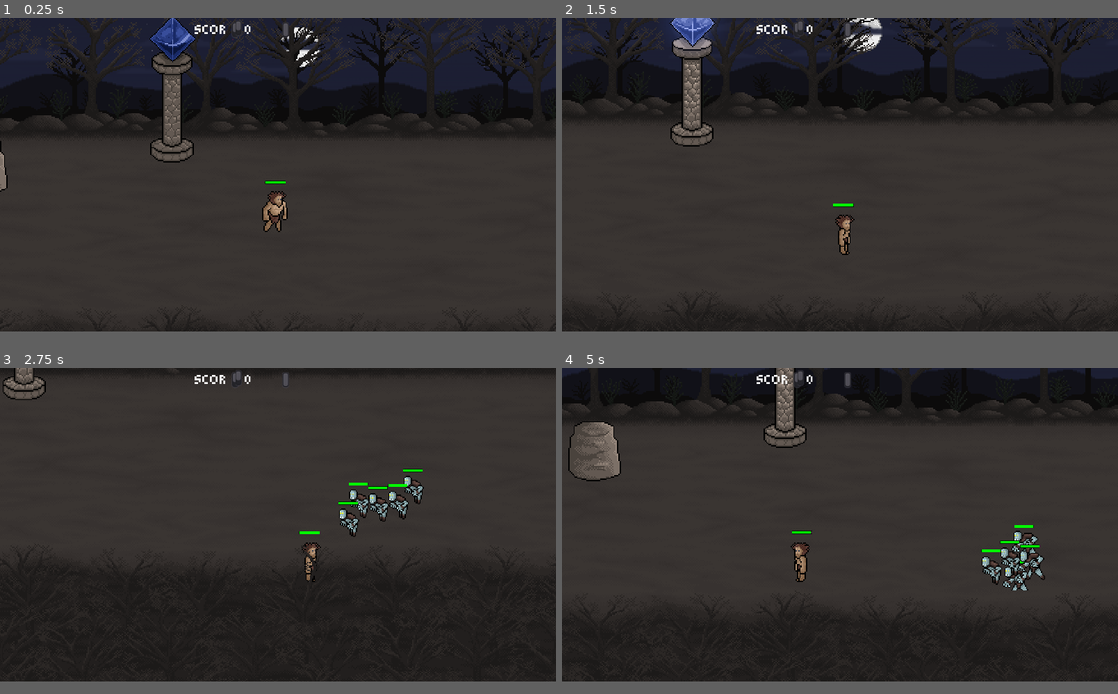
Above: before the commit, frames 1-4 (two rows, left to right).
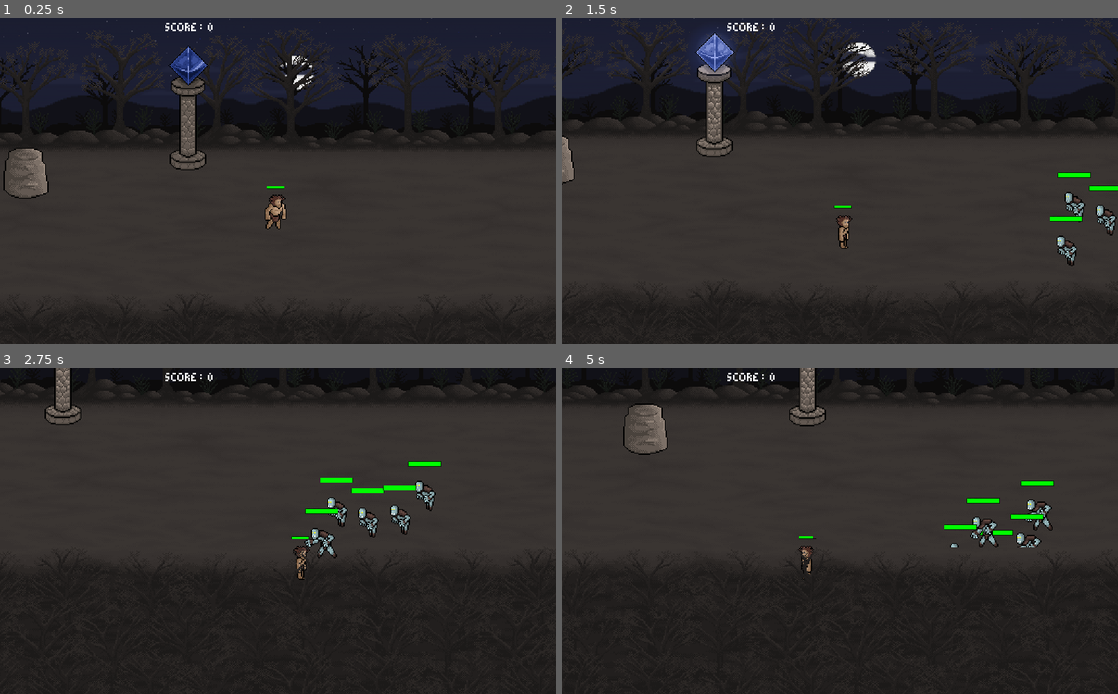
Above: after the commit, the same moments.

Repository: DigitalDenizen/FearAndLight
Game: Godot game, scene res://Main_World.tscn
Same seed, same stepped clock (60 frames per second), same inputs: the game is played once before the commit and once after it. The engine's default icon, where the game draws it, is replaced by a stand-in: a white triangle on a blue panel in a dark square.
Inputs (mouse positions are in pixels of both pictures, inside the frame that each line leads up to):
- Up to frame 1 (0.25 s): no input
- Up to frame 2 (1.5 s): move the mouse to (734, 145) at 0.52 s; hold D (move_right) 0.53-1.28 s; click (734, 145) at 0.67 s; move the mouse to (728, 190) at 1.27 s; hold S (move_down) from 1.28 s (still down)
- Up to frame 3 (2.75 s): move the mouse to (333, 456) at 2.02 s; release S (move_down) at 2.03 s; hold D (move_right) from 2.03 s (still down)
- Up to frame 4 (5 s): move the mouse to (812, 586) at 2.77 s; release D (move_right) at 2.78 s; hold W (move_up) 2.78-3.53 s; click (812, 586) at 2.92 s; move the mouse to (1006, 573) at 3.52 s; hold A (move_left) from 3.53 s (still down); move the mouse to (673, 478) at 4.27 s
In our replay, the window is 800x451 before the commit and 800x469 after it. These sizes can differ from the game's own. Grey fills any space a smaller window leaves; there, only what the larger window draws over its background counts as a difference.

The runs differ from the first frame. In frame 1, 13% of the frame differs, in the area x 0-100%, y 0-95%; in frame 2, 14%, in the area x 0-100%, y 0-90%; in frame 3, 8.7%; in frame 4, 11%.

Commit message:
updating scale for realz

Diff:
--- a/Characters/Zombie.tscn
+++ b/Characters/Zombie.tscn
@@ -136,27 +136,23 @@
 [node name="Animations" type="Node2D" parent="."]
 
 [node name="Walk" type="Sprite" parent="Animations"]
-scale = Vector2( 1.58836, 1.50958 )
 z_index = 1
 texture = ExtResource( 2 )
 hframes = 4
 
 [node name="Walk-Left" type="Sprite" parent="Animations"]
 visible = false
-scale = Vector2( 1.68094, 1.58798 )
 texture = ExtResource( 2 )
 flip_h = true
 hframes = 4
 
 [node name="Attack" type="Sprite" parent="Animations"]
 visible = false
-scale = Vector2( 1.70483, 1.54878 )
 texture = ExtResource( 3 )
 hframes = 4
 
 [node name="Attack-Left" type="Sprite" parent="Animations"]
 visible = false
-scale = Vector2( 1.70483, 1.54878 )
 z_index = 1
 texture = ExtResource( 3 )
 flip_h = true
@@ -166,14 +162,12 @@
 [node name="Idle" type="Sprite" parent="Animations"]
 visible = false
 position = Vector2( 6.899, -6.48087 )
-scale = Vector2( 1.68393, 1.58798 )
 texture = ExtResource( 4 )
 hframes = 4
 
 [node name="Death" type="Sprite" parent="Animations"]
 visible = false
 position = Vector2( -0.209088, -0.418091 )
-scale = Vector2( 1.37589, 1.19164 )
 texture = ExtResource( 5 )
 normal_map = SubResource( 7 )
 hframes = 3
--- a/Main_World.tscn
+++ b/Main_World.tscn
@@ -40,7 +40,6 @@
 
 [node name="Mob_Spawn" parent="." instance=ExtResource( 7 )]
 position = Vector2( 571.597, 170.707 )
-scale = Vector2( 0.5, 0.5 )
 spawn_num = 5
 
 [node name="Under_Ground" parent="." instance=ExtResource( 8 )]
--- a/Structures/MudHut.tscn
+++ b/Structures/MudHut.tscn
@@ -62,11 +62,11 @@
 
 [sub_resource type="AtlasTexture" id=15]
 atlas = ExtResource( 4 )
-region = Rect2( 171, 0, 57, 42 )
+region = Rect2( 114, 0, 57, 42 )
 
 [sub_resource type="AtlasTexture" id=16]
 atlas = ExtResource( 4 )
-region = Rect2( 114, 0, 57, 42 )
+region = Rect2( 171, 0, 57, 42 )
 
 [sub_resource type="SpriteFrames" id=17]
 animations = [ {
@@ -87,12 +87,12 @@
 }, {
 "frames": [ SubResource( 15 ) ],
 "loop": true,
-"name": "Health 25",
+"name": "Health 50",
 "speed": 5.0
 }, {
 "frames": [ SubResource( 16 ) ],
 "loop": true,
-"name": "Health 50",
+"name": "Health 25",
 "speed": 5.0
 } ]
 
@@ -118,7 +118,6 @@
 
 [node name="AnimatedSprite" type="AnimatedSprite" parent="."]
 position = Vector2( 29.3852, 13.9217 )
-scale = Vector2( 1.9755, 1.74908 )
 z_index = 8
 frames = SubResource( 17 )
 animation = "idle"
--- a/UI/Score.tscn
+++ b/UI/Score.tscn
@@ -17,6 +17,9 @@
 custom_fonts/bold_font = ExtResource( 2 )
 custom_fonts/normal_font = ExtResource( 2 )
 text = "SCORE"
+__meta__ = {
+"_edit_use_anchors_": false
+}
 
 [node name="ScoreNumber" type="RichTextLabel" parent="."]
 margin_left = 383.348
--- a/project.godot
+++ b/project.godot
@@ -26,10 +26,6 @@
 
 [display]
 
-window/size/width=870
-window/size/height=490
-window/size/test_width=870
-window/size/test_height=490
 window/stretch/mode="2d"
 window/stretch/aspect="expand"
 
Not shown, changed: Structures/mud pylon/structure-mud-pylon-active.png.import
Not shown, changed: Structures/mud pylon/structure-mud-pylon-attacked.png.import
Not shown, changed: Structures/mud pylon/structure-mud-pylon-destroyed.png.import
Not shown, changed: Structures/mud pylon/structure-mud-pylon-idle-single-frame.png.import
Not shown, changed: Structures/mud pylon/structure-mud-pylon-idle.png.import
